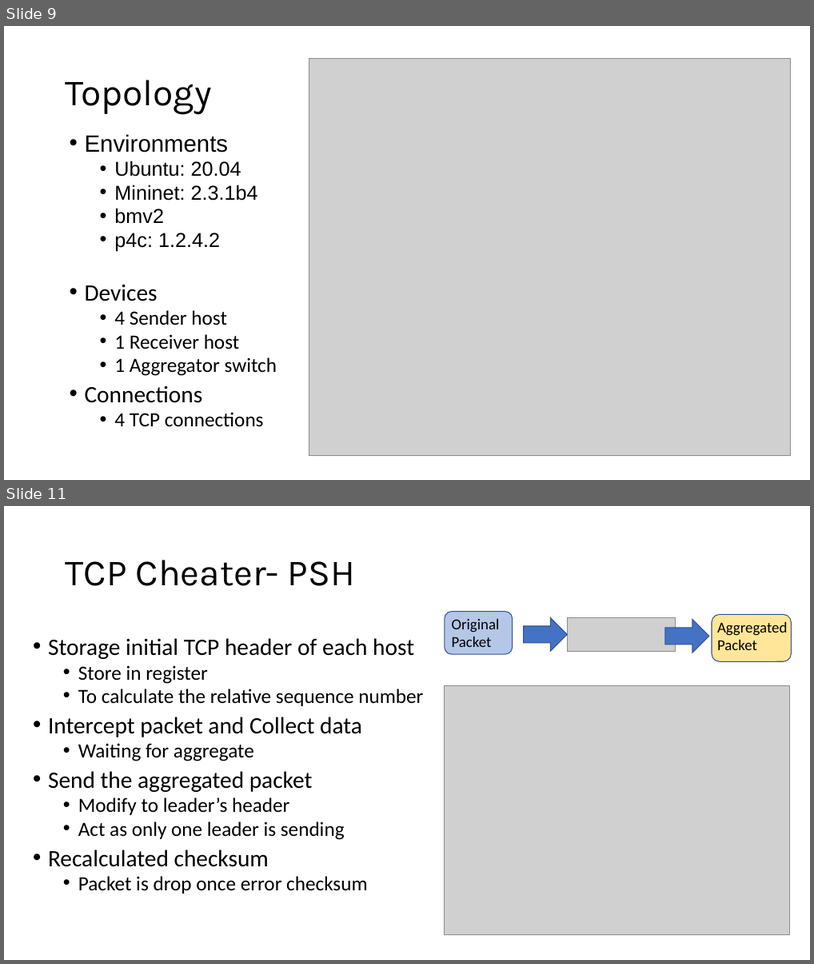
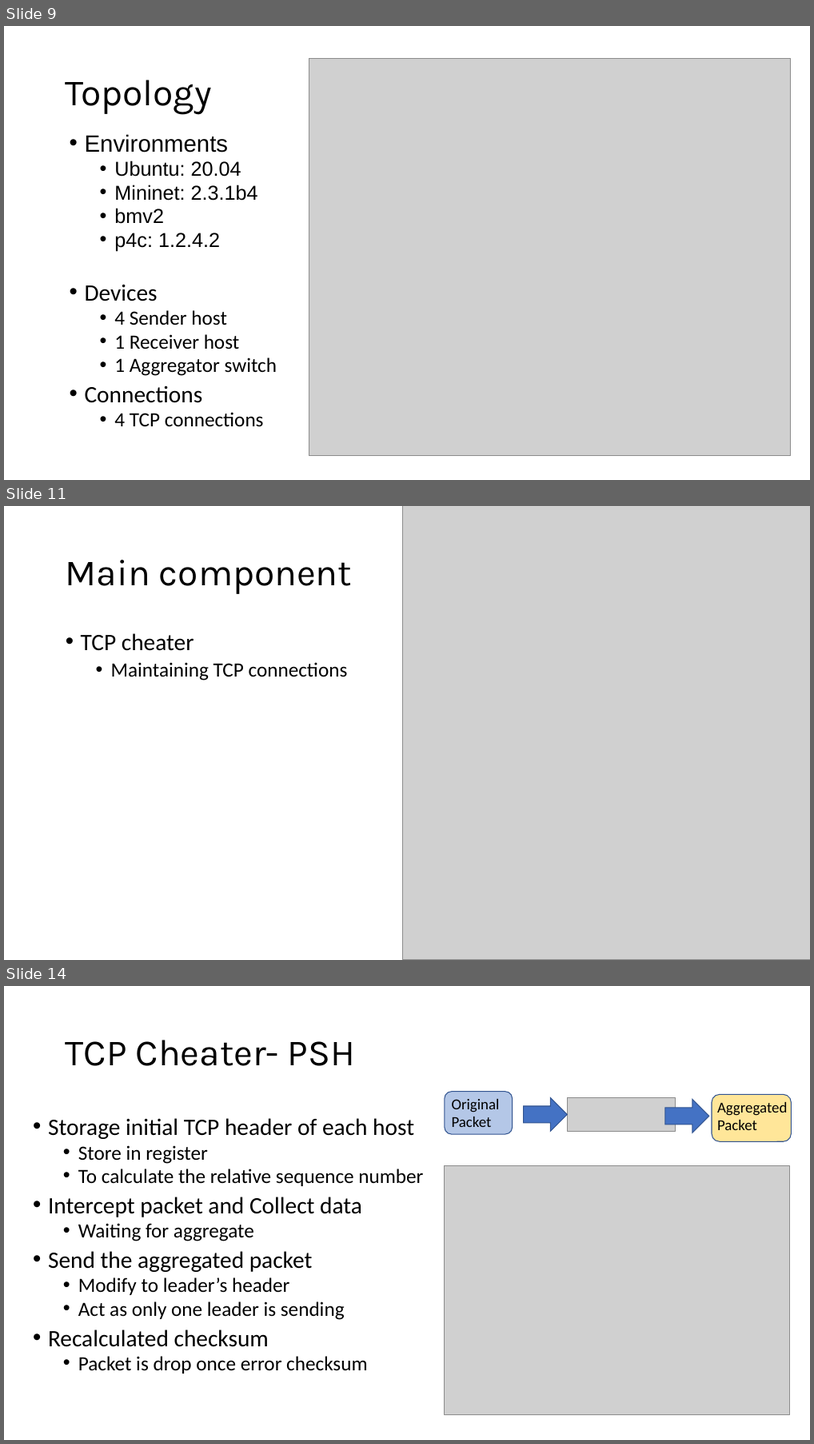
Before and after one commit to LittleD3092/reliable-in-network-aggregation, a slide deck: report.pptx. Shown one above the other, each under a label of ours: slides 9 and 11 before the commit, slides 9, 11 and 14 after it; the slides between them are not shown. The pictures are 814x964 and 814x1444 pixels, drawn with LibreOffice and Linux fonts; fonts in the diff are those of the drawing; grey boxes stand for pictures. Boxes give left, top, right and bottom in pixels: in the first picture for what was removed or moved away, otherwise in the second. Text is boxed around its words. In the diff, an @@ line names an element or a change of style, - is before the commit and + after.

```diff
--- a/report.pptx
+++ b/report.pptx
@@ slide 11 added at box(4, 506, 810, 960), background #FFFFFF @@
@@ picture added at box(402, 506, 810, 960) @@
@@ title added at box(66, 560, 352, 594), 44 pt, text #000000 @@
+Main component
@@ text added at box(81, 633, 348, 680), 24 pt, text #000000 @@
+• TCP cheater
+  • Maintaining TCP connections
@@ what was slide 11 is now slide 14 @@
```
Also in this commit, not shown: 4 slides changed, 5 other slides added, 1 slide removed.
